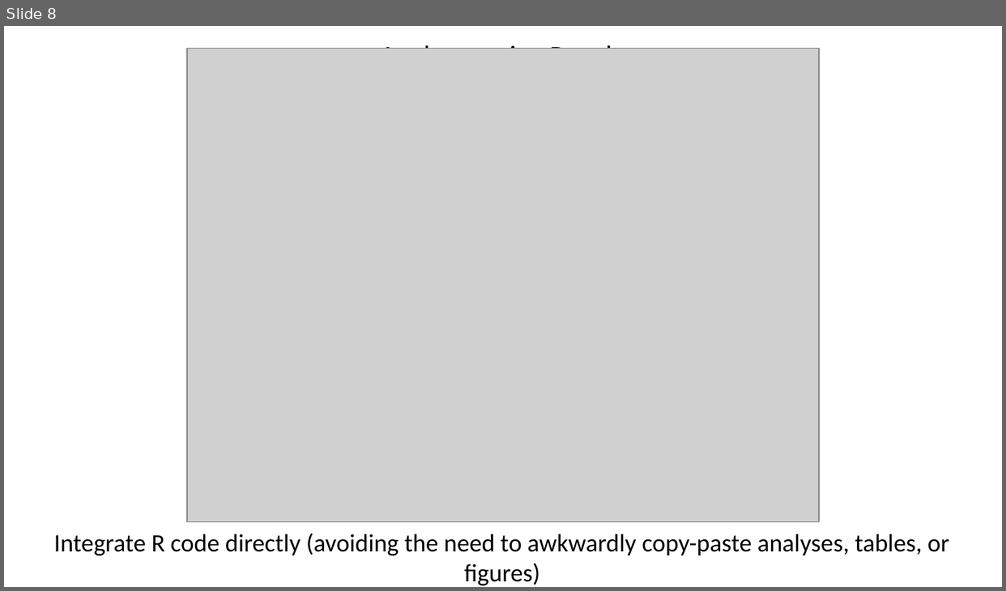
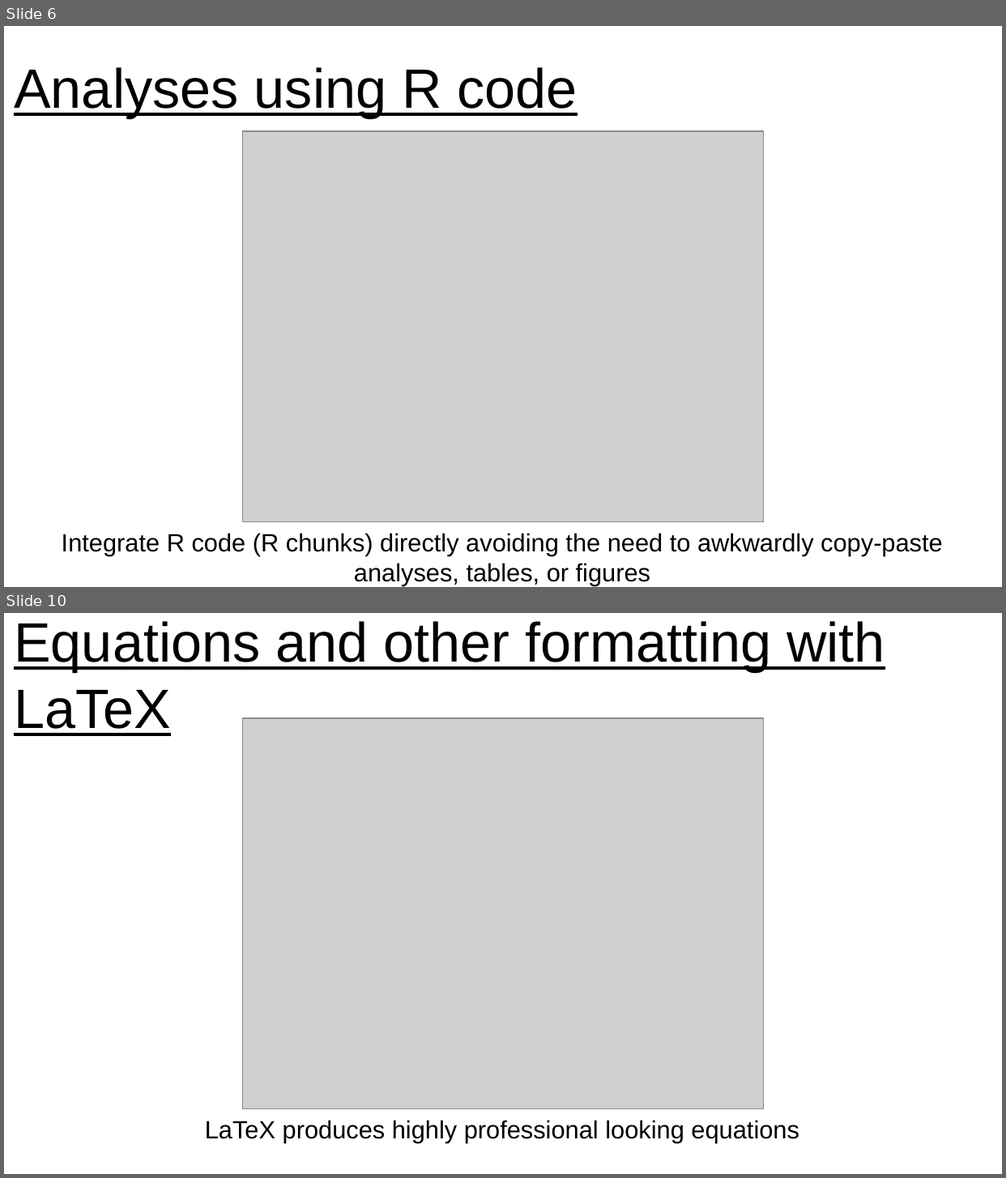
Before and after one commit to jennahamlin/GiGte, a slide deck: GiGte.pptx. Shown one above the other, each under a label of ours: slide 8 before the commit, slides 6 and 10 after it; the slides between them are not shown. The pictures are 1006x591 and 1006x1178 pixels, drawn with LibreOffice and Linux fonts; fonts in the diff are those of the drawing; grey boxes stand for pictures. Boxes give left, top, right and bottom in pixels: in the first picture for what was removed or moved away, otherwise in the second. Text is boxed around its words. In the diff, an @@ line names an element or a change of style, - is before the commit and + after.

Commit message:
add most of images and slides for ppt

```diff
--- a/GiGte.pptx
+++ b/GiGte.pptx
@@ slide 10 added at box(4, 613, 1002, 1174), background #FFFFFF @@
@@ title added at box(14, 621, 885, 736), 40 pt, text #000000, underline @@
+Equations and other formatting with LaTeX
@@ picture added at box(242, 719, 764, 1110) @@
@@ text added at box(205, 1120, 799, 1144), 18 pt, text #000000 @@
+LaTeX produces highly professional looking equations
@@ what was slide 8 is now slide 6 @@
@@ slide 6 changed as well @@
@@ title "Analyses using R code": place and size @@
-title "Analyses using R code" at box(380, 42, 625, 49)
+title "Analyses using R code" at box(14, 67, 577, 118)
@@ title "Analyses using R code" at box(14, 67, 577, 118): size 20 to 40 pt, font Calibri to Arial, underline on; alignment centre to left @@
@@ picture: place and size @@
-picture at box(186, 48, 818, 522)
+picture at box(242, 132, 764, 523)
@@ text at box(62, 533, 943, 586): text changed; font Calibri to Arial @@
-Integrate R code directly (avoiding the need to awkwardly copy-paste analyses, tables, or figures)
+Integrate R code (R chunks) directly avoiding the need to awkwardly copy-paste analyses, tables, or figures
```
Also in this commit, not shown: 5 other slides changed, 8 other slides added, 3 slides removed, 8 other files.
